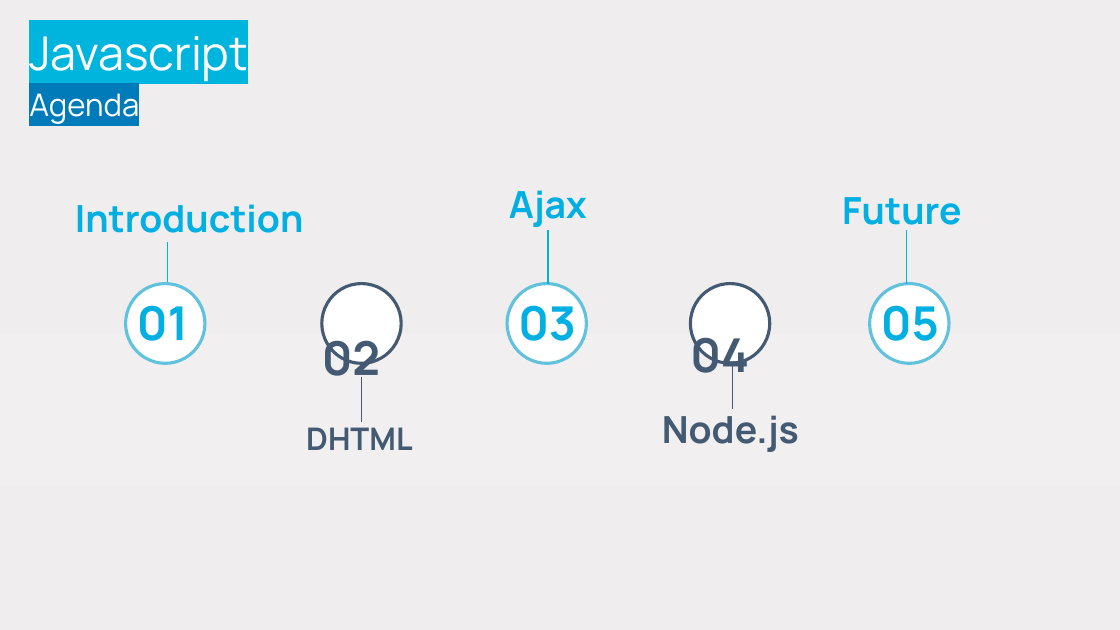
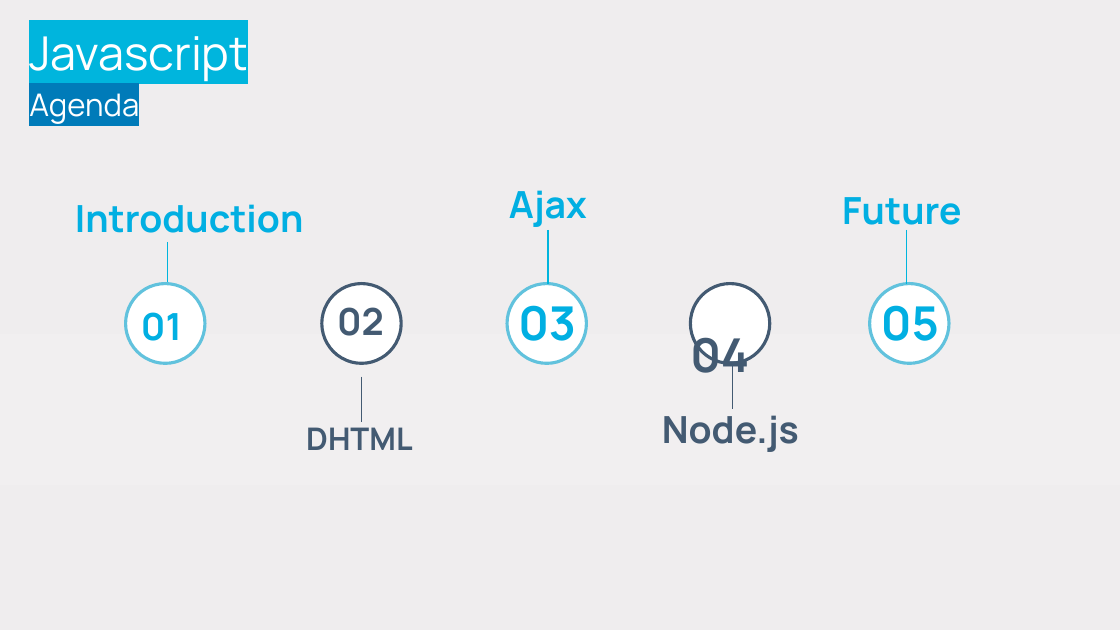
Before and after one commit to stefanofiorenza/KNITS, a slide deck: slide 2 of Programs/Trainings/01-FE/BasicJS/KNITS-Javascript.pptx. Drawn at 1120x630 pixels with LibreOffice and Linux fonts; fonts in the diff are those of the drawing; background and template pictures are left out. Boxes give left, top, right and bottom in pixels: in the first picture for what was removed or moved away, otherwise in the second. Text is boxed around its words. In the diff, an @@ line names an element or a change of style, - is before the commit and + after.

```diff
--- a/Programs/Trainings/01-FE/BasicJS/KNITS-Javascript.pptx
+++ b/Programs/Trainings/01-FE/BasicJS/KNITS-Javascript.pptx
@@ text "01" at (141, 312, 182, 341): size 30 to 24 pt @@
@@ text "02" at (337, 307, 384, 336): size 30 to 24 pt @@
@@ text "02": place and size @@
-text "02" at (322, 331, 380, 387)
+text "02" at (337, 307, 384, 336)
```
Also in this commit, not shown: 7 other slides changed, 16 slides added, 16 slides removed, 2 other files.
